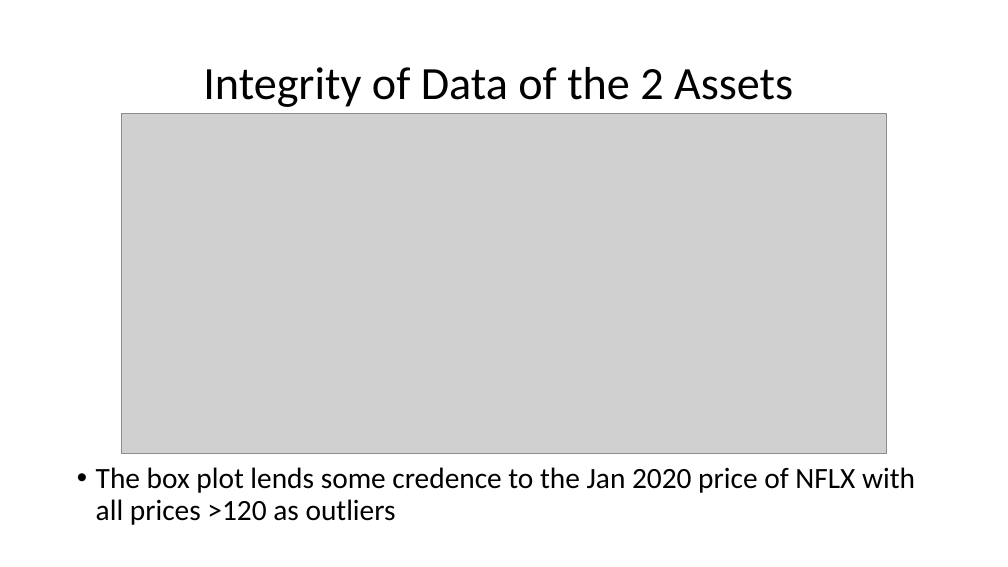
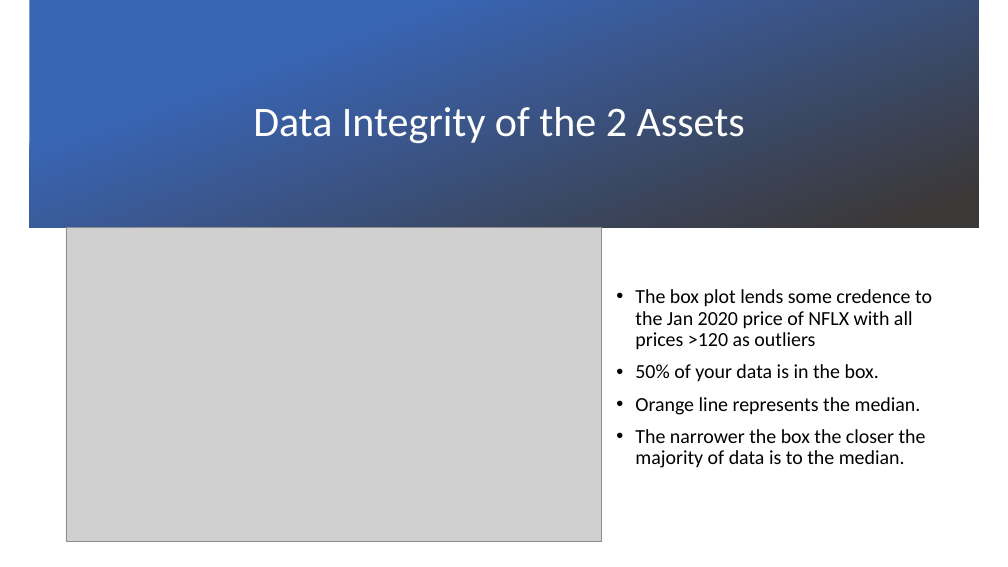
Before and after one commit to claybeaver/Group9_Project1, a slide deck: slide 13 of Final_Presentation.pptx. Drawn at 1008x567 pixels with LibreOffice and Linux fonts; fonts in the diff are those of the drawing; grey boxes stand for pictures; background and template pictures are left out. Boxes give left, top, right and bottom in pixels: in the first picture for what was removed or moved away, otherwise in the second. Text is boxed around its words. In the diff, an @@ line names an element or a change of style, - is before the commit and + after.

```diff
--- a/Final_Presentation.pptx
+++ b/Final_Presentation.pptx
@@ rectangle added at (x1=29, y1=0, x2=979, y2=228), fill gradient #3965B5 to #3B3838 @@
@@ title at (x1=253, y1=107, x2=745, y2=143): text changed; size 44 to 40 pt; text colour #000000 to #FFFFFF @@
-Integrity of Data of the 2 Assets
+Data Integrity of the 2 Assets
@@ picture resized from (x1=121, y1=113, x2=887, y2=454) to (x1=66, y1=228, x2=602, y2=541) @@
@@ text "The box plot lends some ..." moved from (x1=96, y1=467, x2=915, y2=525) to (x1=635, y1=289, x2=932, y2=468) @@
@@ text "The box plot lends some ..." at (x1=635, y1=289, x2=932, y2=468): vertical alignment top to middle @@
@@ text at (x1=635, y1=289, x2=932, y2=350): size 28 to 19 pt in "The box plot lends some credence to ..." @@
@@ text at (x1=635, y1=364, x2=926, y2=468): paragraphs added @@
+• 50% of your data is in the box.
+• Orange line represents the median.
+• The narrower the box the closer the majority of data is to the median.
```
Also in this commit, not shown: 5 other slides changed, 1 slide added, 14 other files.
